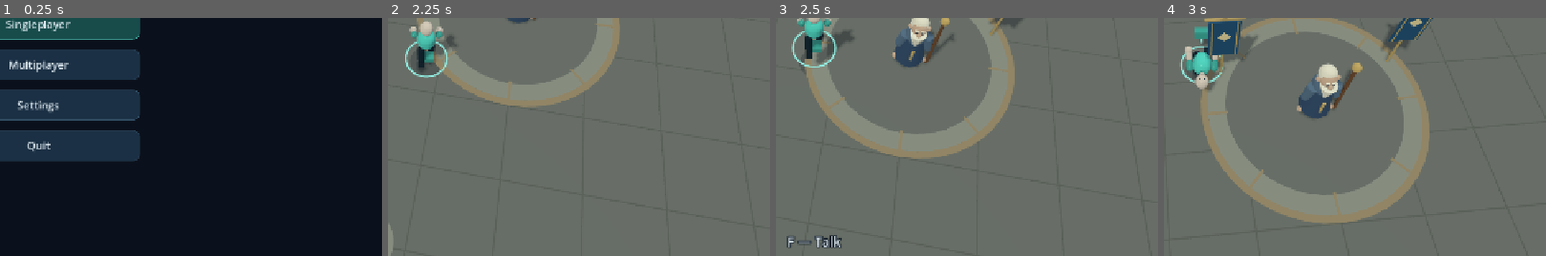
Above: before the commit, frames 1-4 (left to right).
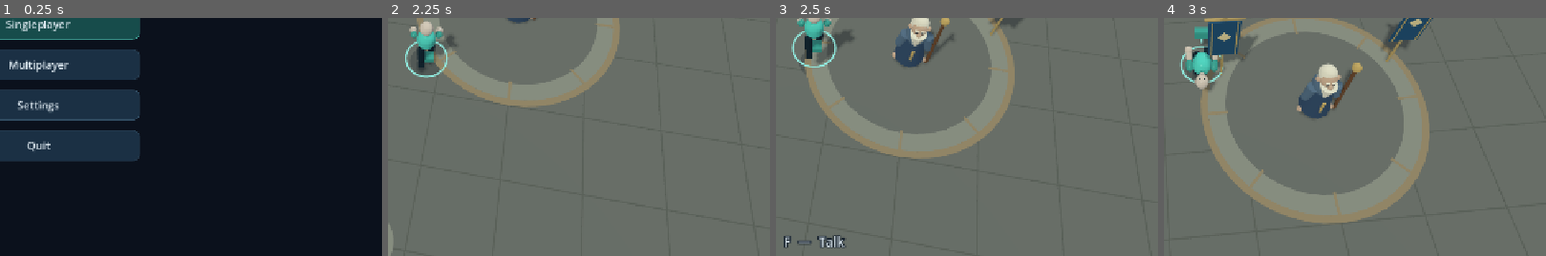
Above: after the commit, the same moments.

Repository: sadprotate/Coop-Foundation
Game: Godot game, scene res://scenes/main.tscn
The game is run twice, just before and just after one commit, with the same random seed, the same clock (stepped at 60 frames per second) and the same inputs. Sound files missing from this copy of the repository are replaced by a short silence.
Inputs (mouse positions are % of the whole screen's width and height, from its top left):
- Up to frame 1 (0.25 s): no input
- Up to frame 2 (2.25 s): click "Singleplayer" at 0.5 s; tap Enter at 1.25 s; move the mouse to (55, 50) at 1.27 s; hold F (interact) 1.28-2.03 s; hold W (move_forward) from 1.28 s (still down); click (55, 50) at 1.42 s; tap Space (jump) at 1.52 s; move the mouse to (45, 50) at 2.02 s; right-click (45, 50) at 2.1 s
- Up to frame 3 (2.5 s): keep holding W (move_forward); tap Space (jump) at 2.27 s; tap F (interact) at 2.3 s
- Up to frame 4 (3 s): keep holding W (move_forward); move the mouse to (52, 48) at 2.77 s; hold Ctrl (crouch) from 2.78 s (still down)
The pictures show only the part of the screen within x 45-95%, y 44-94%; the shares and areas given below are measured in that part.

Frames 1-2 are identical in both runs. In frame 3, 0.4% of the frame differs, in the area x 2-19%, y 91-97%; in frame 4, nothing differs.

Commit message:
Use pickup label for sword interaction

Diff:
--- a/game/scripts/session_ui.gd
+++ b/game/scripts/session_ui.gd
@@ -69,9 +69,9 @@
 		var objective: Dictionary = latest.get("objective", latest.get("match", {}).get("objective", {}))
 		var player: Dictionary = Net.local_player()
 		var near_sword: bool = bool(objective.get("enabled", false)) and bool(objective.get("sword_accessible", false)) and s …(255 unchanged characters)…
-		prompt.text = "F to Pick Up Sword" if near_sword and not Net.in_town() else "F  —  Talk"
+		var interact_label := Prefs.binding_label("interact")
+		prompt.text = "%s  —  Pick Up Sword" % interact_label if near_sword and not Net.in_town() else "%s  —  Talk" % interact_label
 		prompt.visible = not is_modal() and ((Net.in_town() and Net.room.get("phase") == "lobby" and Net.near_old_man()) or near_sword) and Input.mouse_mode == Input.MOUSE_MODE_CAPTURED
-		prompt.text = Prefs.binding_label("interact") + " — Talk"
 
 func show_notice(message: String) -> void:
 	if is_instance_valid(notice_label):
